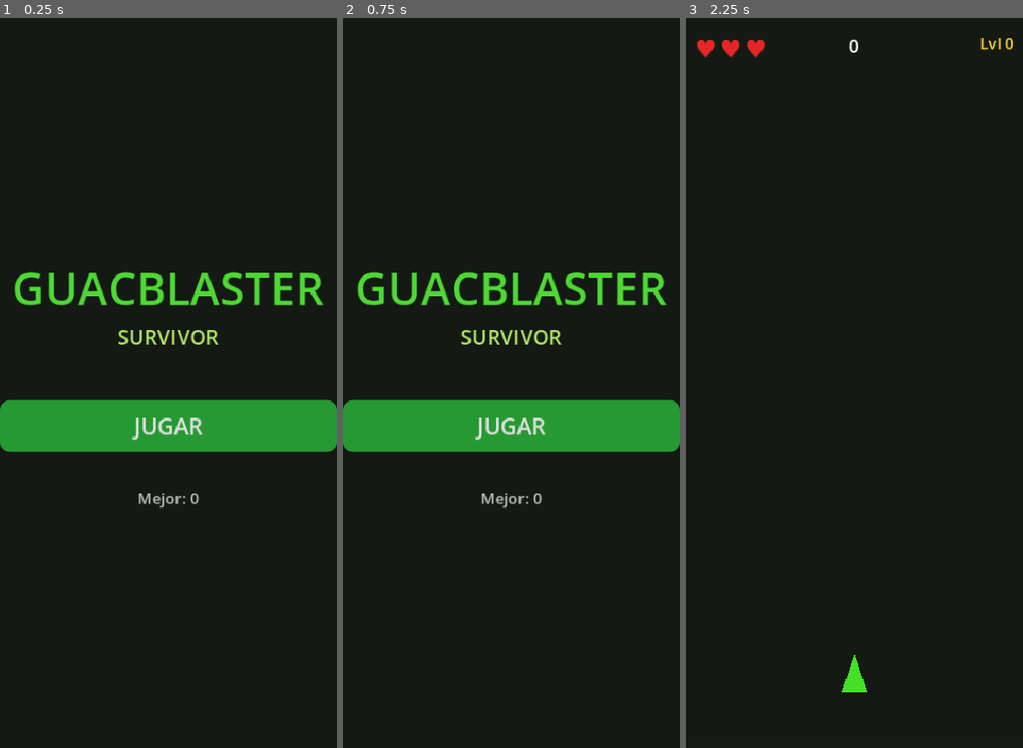
Above: before the commit, frames 1-3 (left to right).
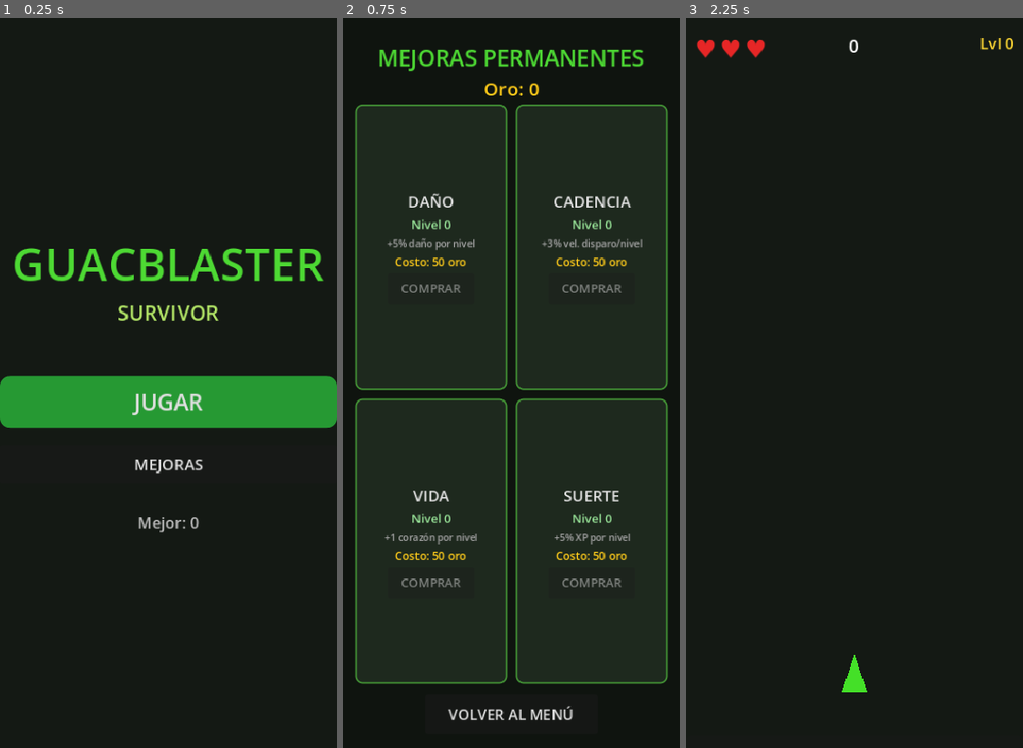
Above: after the commit, the same moments.

Repository: JoseNoIP/gb-GuacBlaster-Survivor
Game: Godot game, scene res://src/scenes/Main.tscn
Two runs of this game, one before a commit and one after it. Both use one fixed random seed, a clock stepped at 60 frames per second and the inputs below.
Inputs (mouse positions are in pixels of both pictures, inside the frame that each line leads up to):
- Up to frame 1 (0.25 s): no input
- Up to frame 2 (0.75 s): click (511, 463) at 0.5 s, where only the run after the commit has a clickable "MEJORAS"
- Up to frame 3 (2.25 s): click (854, 711) at 1.25 s, where only the run after the commit has a clickable "VOLVER AL MENÚ"; click "JUGAR" at 2 s

The runs differ from the first frame. In frame 1, 12% of the frame differs, in the area x 0-100%, y 31-71%; in frame 2, 17%, in the area x 0-100%, y 4-97%; in frame 3, nothing differs.

Commit message:
feat: implement upgrade system with purchase logic; add UpgradeScreen and integrate with SaveManager

Diff:
--- a/src/core/Constants.gd
+++ b/src/core/Constants.gd
@@ -67,6 +67,9 @@
 const META_DAMAGE_PER_LEVEL: float = 0.05
 const META_SPEED_PER_LEVEL: float = 0.03
 const META_HEALTH_PER_LEVEL: int = 1
+const META_LUCK_PER_LEVEL: float = 0.05
+const META_UPGRADE_COST_BASE: int = 50
+const GOLD_PER_SCORE_POINT: float = 0.1
 
 # --- Sessions ---
 const SESSION_TARGET_MIN: float = 120.0
--- a/src/core/GameManager.gd
+++ b/src/core/GameManager.gd
@@ -44,11 +44,17 @@
 
 func _on_player_died() -> void:
 	_state = GameState.GAME_OVER
+	var gold: int = int(float(_score) * Constants.GOLD_PER_SCORE_POINT)
+	if gold > 0:
+		EventBus.gold_earned.emit(gold)
 	EventBus.game_over.emit(_score, _session_time)
 
 func _on_enemy_destroyed(_enemy_id: int, _position: Vector2, xp_value: int) -> void:
-	_score += xp_value
-	EventBus.xp_collected.emit(xp_value, _xp_current + xp_value, _xp_required)
+	var luck_level: int = SaveManager.get_upgrade_level(&"luck")
+	var luck_mult: float = 1.0 + float(luck_level) * Constants.META_LUCK_PER_LEVEL
+	var effective_xp: int = int(float(xp_value) * luck_mult)
+	_score += effective_xp
+	EventBus.xp_collected.emit(effective_xp, _xp_current + effective_xp, _xp_required)
 
 func _on_xp_collected(amount: int, _total: int, _required: int) -> void:
 	_xp_current += amount
--- a/src/core/SaveManager.gd
+++ b/src/core/SaveManager.gd
@@ -45,6 +45,17 @@
 func get_best_score() -> int:
 	return _data.get("best_score", 0)
 
+func purchase_upgrade(upgrade_id: StringName) -> bool:
+	var current_level: int = get_upgrade_level(upgrade_id)
+	var cost: int = (current_level + 1) * Constants.META_UPGRADE_COST_BASE
+	if get_gold() < cost:
+		return false
+	_data["gold"] = get_gold() - cost
+	_data["upgrades"][str(upgrade_id)] = current_level + 1
+	_save()
+	EventBus.upgrade_purchased.emit(upgrade_id, current_level + 1)
+	return true
+
 func _save() -> void:
 	var file := FileAccess.open(SAVE_PATH, FileAccess.WRITE)
 	if file == null:
--- a/src/features/player/Player.gd
+++ b/src/features/player/Player.gd
@@ -38,6 +38,7 @@
 	_setup_contact_area()
 	EventBus.player_health_changed.emit(_health, _max_health)
 	EventBus.powerup_selected.connect(_on_powerup_selected)
+	EventBus.game_started.connect(_on_game_started)
 
 func _setup_contact_area() -> void:
 	var area := Area2D.new()
@@ -92,6 +93,20 @@
 	take_damage(1)
 	_invincibility_timer = Constants.PLAYER_CONTACT_INVINCIBILITY
 
+func _on_game_started() -> void:
+	var health_bonus: int = SaveManager.get_upgrade_level(&"health") * Constants.META_HEALTH_PER_LEVEL
+	_max_health = Constants.PLAYER_BASE_HEALTH + health_bonus
+	_health = _max_health
+	var dmg_level: int = SaveManager.get_upgrade_level(&"damage")
+	var damage_mult: float = 1.0 + float(dmg_level) * Constants.META_DAMAGE_PER_LEVEL
+	_current_damage = Constants.PLAYER_BASE_DAMAGE * damage_mult
+	var spd_level: int = SaveManager.get_upgrade_level(&"speed")
+	var speed_mult: float = 1.0 + float(spd_level) * Constants.META_SPEED_PER_LEVEL
+	_current_autofire_interval = Constants.PLAYER_AUTOFIRE_INTERVAL / speed_mult
+	_autofire_timer.wait_time = _current_autofire_interval
+	_autofire_timer.start()
+	EventBus.player_health_changed.emit(_health, _max_health)
+
 func _on_powerup_selected(powerup_id: StringName) -> void:
 	match powerup_id:
 		&"rapid_fire":
--- a/src/scenes/MainMenu.gd
+++ b/src/scenes/MainMenu.gd
@@ -74,8 +74,19 @@
 	_play_btn.pressed.connect(_on_play_pressed)
 	root.add_child(_play_btn)
 
+	var upgrades_spacer: Control = Control.new()
+	upgrades_spacer.custom_minimum_size = Vector2(0.0, 12.0)
+	root.add_child(upgrades_spacer)
+
+	var upgrades_btn: Button = Button.new()
+	upgrades_btn.text = "MEJORAS"
+	upgrades_btn.custom_minimum_size = Vector2(160.0, 44.0)
+	upgrades_btn.add_theme_font_size_override(&"font_size", 18)
+	upgrades_btn.pressed.connect(_on_upgrades_pressed)
+	root.add_child(upgrades_btn)
+
 	var btn_spacer: Control = Control.new()
-	btn_spacer.custom_minimum_size = Vector2(0.0, 32.0)
+	btn_spacer.custom_minimum_size = Vector2(0.0, 24.0)
 	root.add_child(btn_spacer)
 
 	_best_label = Label.new()
@@ -92,6 +103,9 @@
 func _on_play_pressed() -> void:
 	get_tree().change_scene_to_file.call_deferred(GAME_SCENE)
 
+func _on_upgrades_pressed() -> void:
+	get_tree().change_scene_to_file.call_deferred("res://src/scenes/UpgradeScreen.tscn")
+
 func get_title_label() -> Label:
 	return _title_label
 
--- /dev/null
+++ b/src/scenes/UpgradeScreen.gd
@@ -0,0 +1,199 @@
+class_name UpgradeScreen
+extends Node2D
+## Permanent upgrade shop. Accessible from the Main Menu.
+## Purchases are handled via SaveManager.purchase_upgrade().
+
+const MAIN_MENU_SCENE: String = "res://src/scenes/MainMenu.tscn"
+
+const BG_COLOR: Color = Color(0.06, 0.08, 0.06)
+const CARD_BG_COLOR: Color = Color(0.12, 0.16, 0.12)
+const CARD_BORDER_COLOR: Color = Color(0.25, 0.55, 0.2)
+const BTN_BUY_COLOR: Color = Color(0.15, 0.6, 0.2)
+const BTN_DISABLED_COLOR: Color = Color(0.3, 0.3, 0.3)
+const GOLD_COLOR: Color = Color(1.0, 0.8, 0.1)
+
+const UPGRADE_DEFS: Array = [
+	{id = &"damage", label = "DAÑO", desc = "+5% daño por nivel"},
+	{id = &"speed",  label = "CADENCIA", desc = "+3% vel. disparo/nivel"},
+	{id = &"health", label = "VIDA", desc = "+1 corazón por nivel"},
+	{id = &"luck",   label = "SUERTE", desc = "+5% XP por nivel"},
+]
+
+var _gold_label: Label
+var _buy_buttons: Dictionary = {}
+var _level_labels: Dictionary = {}
+var _cost_labels: Dictionary = {}
+
+func _ready() -> void:
+	_build_ui()
+
+func _build_ui() -> void:
+	var vp: Vector2 = get_viewport_rect().size
+
+	var bg: ColorRect = ColorRect.new()
+	bg.color = BG_COLOR
+	bg.size = vp
+	add_child(bg)
+
+	var canvas: CanvasLayer = CanvasLayer.new()
+	canvas.layer = 1
+	add_child(canvas)
+
+	var root: VBoxContainer = VBoxContainer.new()
+	root.set_anchors_preset(Control.PRESET_FULL_RECT)
+	root.add_theme_constant_override(&"separation", 0)
+	canvas.add_child(root)
+
+	var top_pad: Control = Control.new()
+	top_pad.custom_minimum_size = Vector2(0.0, 28.0)
+	root.add_child(top_pad)
+
+	var title: Label = Label.new()
+	title.text = "MEJORAS PERMANENTES"
+	title.horizontal_alignment = HORIZONTAL_ALIGNMENT_CENTER
+	title.add_theme_font_size_override(&"font_size", 26)
+	title.add_theme_color_override(&"font_color", Color(0.3, 0.85, 0.2))
+	root.add_child(title)
+
+	var gold_row: HBoxContainer = HBoxContainer.new()
+	gold_row.alignment = BoxContainer.ALIGNMENT_CENTER
+	gold_row.custom_minimum_size = Vector2(0.0, 36.0)
+	root.add_child(gold_row)
+
+	_gold_label = Label.new()
+	_gold_label.add_theme_font_size_override(&"font_size", 22)
+	_gold_label.add_theme_color_override(&"font_color", GOLD_COLOR)
+	gold_row.add_child(_gold_label)
+	_refresh_gold_label()
+
+	var grid: GridContainer = GridContainer.new()
+	grid.columns = 2
+	grid.add_theme_constant_override(&"h_separation", 10)
+	grid.add_theme_constant_override(&"v_separation", 10)
+	grid.size_flags_horizontal = Control.SIZE_EXPAND_FILL
+	grid.size_flags_vertical = Control.SIZE_EXPAND_FILL
+	var grid_margin: MarginContainer = MarginContainer.new()
+	grid_margin.add_theme_constant_override(&"margin_left", 14)
+	grid_margin.add_theme_constant_override(&"margin_right", 14)
+	grid_margin.size_flags_vertical = Control.SIZE_EXPAND_FILL
+	grid_margin.add_child(grid)
+	root.add_child(grid_margin)
+
+	for def: Dictionary in UPGRADE_DEFS:
+		_build_card(grid, def)
+
+	var bottom_pad: Control = Control.new()
+	bottom_pad.custom_minimum_size = Vector2(0.0, 12.0)
+	root.add_child(bottom_pad)
+
+	var back_btn: Button = Button.new()
+	back_btn.text = "VOLVER AL MENÚ"
+	back_btn.custom_minimum_size = Vector2(200.0, 46.0)
+	back_btn.add_theme_font_size_override(&"font_size", 17)
+	back_btn.size_flags_horizontal = Control.SIZE_SHRINK_CENTER
+	back_btn.pressed.connect(_on_back_pressed)
+	root.add_child(back_btn)
+
+	var final_pad: Control = Control.new()
+	final_pad.custom_minimum_size = Vector2(0.0, 16.0)
+	root.add_child(final_pad)
+
+func _build_card(parent: Control, def: Dictionary) -> void:
+	var upgrade_id: StringName = def.id as StringName
+	var card: PanelContainer = PanelContainer.new()
+	card.size_flags_horizontal = Control.SIZE_EXPAND_FILL
+	card.size_flags_vertical = Control.SIZE_EXPAND_FILL
+	var card_style: StyleBoxFlat = StyleBoxFlat.new()
+	card_style.bg_color = CARD_BG_COLOR
+	card_style.border_color = CARD_BORDER_COLOR
+	card_style.border_width_left = 2
+	card_style.border_width_right = 2
+	card_style.border_width_top = 2
+	card_style.border_width_bottom = 2
+	card_style.corner_radius_top_left = 8
+	card_style.corner_radius_top_right = 8
+	card_style.corner_radius_bottom_left = 8
+	card_style.corner_radius_bottom_right = 8
+	card.add_theme_stylebox_override(&"panel", card_style)
+	parent.add_child(card)
+
+	var vbox: VBoxContainer = VBoxContainer.new()
+	vbox.alignment = BoxContainer.ALIGNMENT_CENTER
+	vbox.add_theme_constant_override(&"separation", 4)
+	card.add_child(vbox)
+
+	var name_lbl: Label = Label.new()
+	name_lbl.text = def.label as String
+	name_lbl.horizontal_alignment = HORIZONTAL_ALIGNMENT_CENTER
+	name_lbl.add_theme_font_size_override(&"font_size", 18)
+	name_lbl.add_theme_color_override(&"font_color", Color(0.9, 0.9, 0.9))
+	vbox.add_child(name_lbl)
+
+	var level_lbl: Label = Label.new()
+	level_lbl.horizontal_alignment = HORIZONTAL_ALIGNMENT_CENTER
+	level_lbl.add_theme_font_size_override(&"font_size", 14)
+	level_lbl.add_theme_color_override(&"font_color", Color(0.6, 0.9, 0.6))
+	_level_labels[upgrade_id] = level_lbl
+	vbox.add_child(level_lbl)
+
+	var desc_lbl: Label = Label.new()
+	desc_lbl.text = def.desc as String
+	desc_lbl.horizontal_alignment = HORIZONTAL_ALIGNMENT_CENTER
+	desc_lbl.add_theme_font_size_override(&"font_size", 11)
+	desc_lbl.add_theme_color_override(&"font_color", Color(0.65, 0.65, 0.65))
+	desc_lbl.autowrap_mode = TextServer.AUTOWRAP_WORD_SMART
+	vbox.add_child(desc_lbl)
+
+	var cost_lbl: Label = Label.new()
+	cost_lbl.horizontal_alignment = HORIZONTAL_ALIGNMENT_CENTER
+	cost_lbl.add_theme_font_size_override(&"font_size", 13)
+	cost_lbl.add_theme_color_override(&"font_color", GOLD_COLOR)
+	_cost_labels[upgrade_id] = cost_lbl
+	vbox.add_child(cost_lbl)
+
+	var btn: Button = Button.new()
+	btn.text = "COMPRAR"
+	btn.custom_minimum_size = Vector2(100.0, 36.0)
+	btn.add_theme_font_size_override(&"font_size", 14)
+	btn.size_flags_horizontal = Control.SIZE_SHRINK_CENTER
+	btn.pressed.connect(_on_buy_pressed.bind(upgrade_id))
+	_buy_buttons[upgrade_id] = btn
+	vbox.add_child(btn)
+
+	_refresh_card(upgrade_id)
+
+func _refresh_card(upgrade_id: StringName) -> void:
+	var current_level: int = SaveManager.get_upgrade_level(upgrade_id)
+	var cost: int = (current_level + 1) * Constants.META_UPGRADE_COST_BASE
+	var can_afford: bool = SaveManager.get_gold() >= cost
+
+	(_level_labels[upgrade_id] as Label).text = "Nivel %d" % current_level
+	(_cost_labels[upgrade_id] as Label).text = "Costo: %d oro" % cost
+
+	var btn: Button = _buy_buttons[upgrade_id] as Button
+	btn.disabled = not can_afford
+	var sb: StyleBoxFlat = StyleBoxFlat.new()
+	sb.bg_color = BTN_BUY_COLOR if can_afford else BTN_DISABLED_COLOR
+	sb.corner_radius_top_left = 6
+	sb.corner_radius_top_right = 6
+	sb.corner_radius_bottom_left = 6
+	sb.corner_radius_bottom_right = 6
+	btn.add_theme_stylebox_override(&"normal", sb)
+
+func _refresh_gold_label() -> void:
+	_gold_label.text = "Oro: %d" % SaveManager.get_gold()
+
+func _on_buy_pressed(upgrade_id: StringName) -> void:
+	if SaveManager.purchase_upgrade(upgrade_id):
+		_refresh_gold_label()
+		for def: Dictionary in UPGRADE_DEFS:
+			_refresh_card(def.id as StringName)
+
+func _on_back_pressed() -> void:
+	get_tree().change_scene_to_file.call_deferred(MAIN_MENU_SCENE)
+
+func get_gold_label() -> Label:
+	return _gold_label
+
+func get_buy_button(upgrade_id: StringName) -> Button:
+	return _buy_buttons.get(upgrade_id) as Button
--- /dev/null
+++ b/src/scenes/UpgradeScreen.tscn
@@ -0,0 +1,6 @@
+[gd_scene load_steps=2 format=3]
+
+[ext_resource type="Script" path="res://src/scenes/UpgradeScreen.gd" id="1"]
+
+[node name="UpgradeScreen" type="Node2D"]
+script = ExtResource("1")
--- /dev/null
+++ b/tests/unit/test_meta_progression.gd
@@ -0,0 +1,54 @@
+extends GutTest
+## Tests for meta-progression: gold earning, upgrade screen structure.
+
+const UpgradeScreenGd := preload("res://src/scenes/UpgradeScreen.gd")
+
+var _screen: UpgradeScreen
+
+func before_each() -> void:
+	GameManager.start_game()
+	_screen = UpgradeScreenGd.new()
+	add_child_autofree(_screen)
+
+# --- Gold earning ---
+
+func test_gold_earned_emitted_when_score_positive() -> void:
+	EventBus.enemy_destroyed.emit(1, Vector2.ZERO, 1000)
+	watch_signals(EventBus)
+	EventBus.player_died.emit()
+	assert_signal_emitted(EventBus, "gold_earned")
+
+func test_no_gold_earned_when_score_is_zero() -> void:
+	watch_signals(EventBus)
+	EventBus.player_died.emit()
+	assert_signal_not_emitted(EventBus, "gold_earned")
+
+func test_gold_amount_proportional_to_score() -> void:
+	EventBus.enemy_destroyed.emit(1, Vector2.ZERO, 1000)
+	watch_signals(EventBus)
+	EventBus.player_died.emit()
+	var expected: int = int(1000.0 * Constants.GOLD_PER_SCORE_POINT)
+	assert_signal_emitted_with_parameters(EventBus, "gold_earned", [expected])
+
+# --- UpgradeScreen structure ---
+
+func test_upgrade_screen_has_damage_buy_button() -> void:
+	assert_not_null(_screen.get_buy_button(&"damage"))
+
+func test_upgrade_screen_has_speed_buy_button() -> void:
+	assert_not_null(_screen.get_buy_button(&"speed"))
+
+func test_upgrade_screen_has_health_buy_button() -> void:
+	assert_not_null(_screen.get_buy_button(&"health"))
+
+func test_upgrade_screen_has_luck_buy_button() -> void:
+	assert_not_null(_screen.get_buy_button(&"luck"))
+
+func test_upgrade_screen_gold_label_matches_save() -> void:
+	assert_eq(_screen.get_gold_label().text, "Oro: %d" % SaveManager.get_gold())
+
+func test_buy_with_gold_emits_upgrade_purchased() -> void:
+	EventBus.gold_earned.emit(10000)
+	watch_signals(EventBus)
+	_screen.get_buy_button(&"damage").pressed.emit()
+	assert_signal_emitted(EventBus, "upgrade_purchased")
--- a/tests/unit/test_save_manager.gd
+++ b/tests/unit/test_save_manager.gd
@@ -37,3 +37,25 @@
 	SaveManager._on_game_over(500, 90.0)
 	SaveManager._on_game_over(200, 60.0)
 	assert_eq(SaveManager.get_best_score(), 500)
+
+func test_purchase_upgrade_increments_level() -> void:
+	SaveManager._data["gold"] = 1000
+	var before: int = SaveManager.get_upgrade_level(&"damage")
+	SaveManager.purchase_upgrade(&"damage")
+	assert_eq(SaveManager.get_upgrade_level(&"damage"), before + 1)
+
+func test_purchase_upgrade_deducts_gold() -> void:
+	SaveManager._data["gold"] = 1000
+	var cost: int = (SaveManager.get_upgrade_level(&"damage") + 1) * Constants.META_UPGRADE_COST_BASE
+	SaveManager.purchase_upgrade(&"damage")
+	assert_eq(SaveManager.get_gold(), 1000 - cost)
+
+func test_purchase_upgrade_returns_false_when_no_gold() -> void:
+	SaveManager._data["gold"] = 0
+	assert_false(SaveManager.purchase_upgrade(&"damage"))
+
+func test_purchase_upgrade_emits_upgrade_purchased() -> void:
+	SaveManager._data["gold"] = 1000
+	watch_signals(EventBus)
+	SaveManager.purchase_upgrade(&"damage")
+	assert_signal_emitted(EventBus, "upgrade_purchased")
Not shown, added: src/scenes/UpgradeScreen.gd.uid
Not shown, added: tests/unit/test_meta_progression.gd.uid
